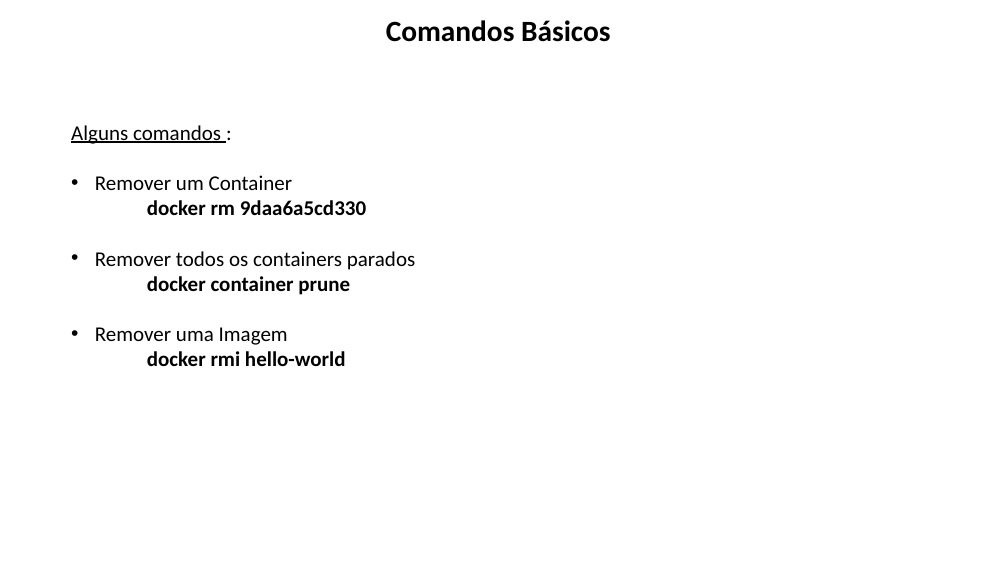
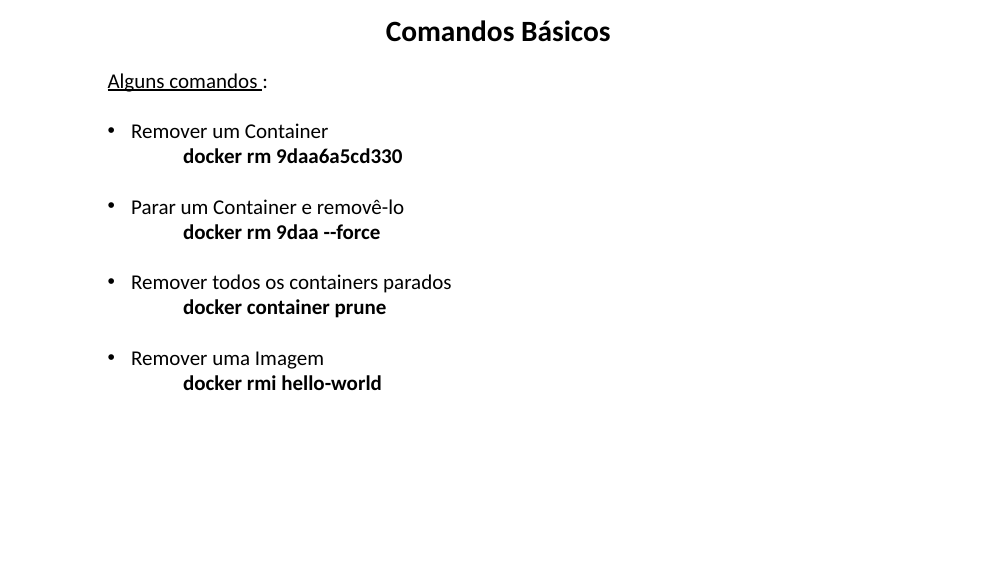
Before and after one commit to lacsousa/learning-docker, a slide deck: slide 12 of docs/docker-resumo.pptx. Drawn at 1008x567 pixels with LibreOffice and Linux fonts; fonts in the diff are those of the drawing. Boxes give left, top, right and bottom in pixels: in the first picture for what was removed or moved away, otherwise in the second. Text is boxed around its words. In the diff, an @@ line names an element or a change of style, - is before the commit and + after.

```diff
--- a/docs/docker-resumo.pptx
+++ b/docs/docker-resumo.pptx
@@ text "Alguns comandos :" moved from (x1=71, y1=125, x2=415, y2=366) to (x1=108, y1=73, x2=451, y2=390) @@
@@ text at (x1=131, y1=199, x2=404, y2=239): paragraphs added @@
+• Parar um Container e removê-lo
+docker rm 9daa --force
```
Also in this commit, not shown: 1 slide added, 1 other file.
